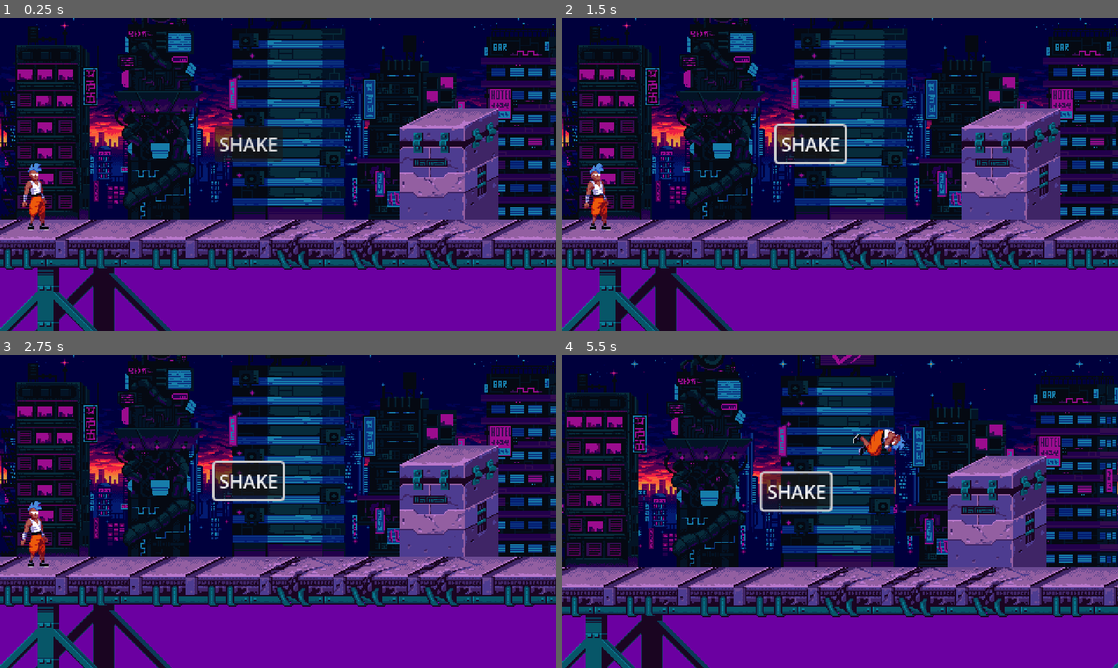
Above: before the commit, frames 1-4 (two rows, left to right).
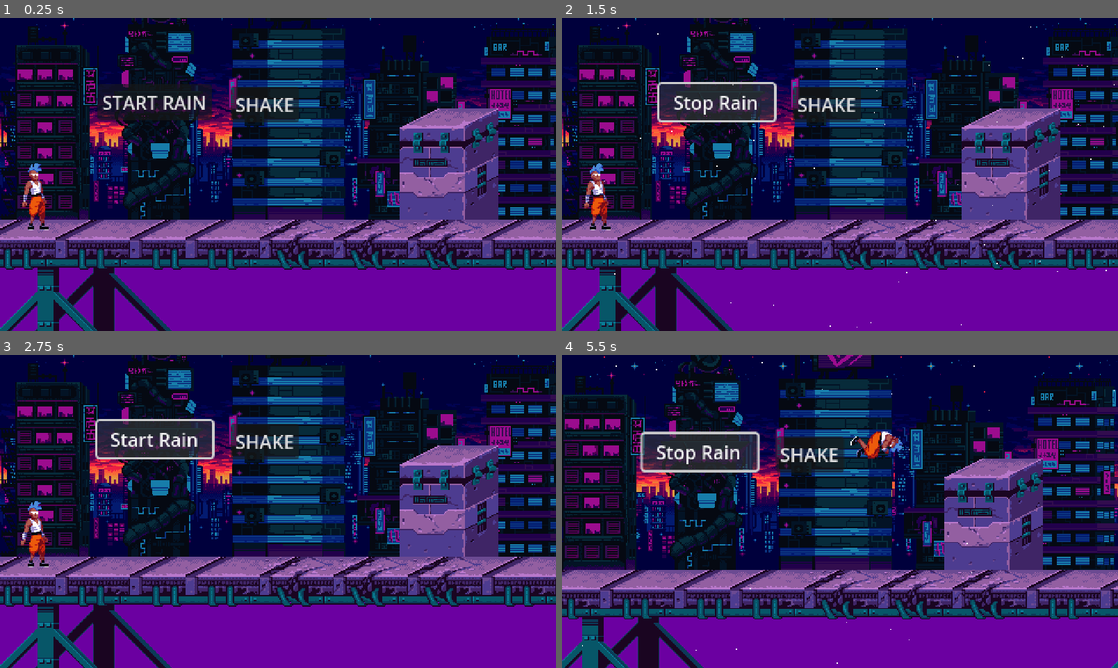
Above: after the commit, the same moments.

Repository: kahanscious/godot-tutorials
Game: Godot game, scene res://levels/test_level.tscn
Two runs of this game, one before a commit and one after it. Both use one fixed random seed, a clock stepped at 60 frames per second and the inputs below.
Inputs (mouse positions are in pixels of both pictures, inside the frame that each line leads up to):
- Up to frame 1 (0.25 s): no input
- Up to frame 2 (1.5 s): click "SHAKE" at 0.5 s; click (717, 102) at 1.25 s, where only the run after the commit has a clickable "START RAIN"
- Up to frame 3 (2.75 s): click (155, 439) at 2 s, where only the run after the commit has a clickable "Stop Rain"
- Up to frame 4 (5.5 s): click (717, 439) at 2.75 s, where only the run after the commit has a clickable "Start Rain"; hold D (right) 3.53-4.25 s; tap Space (jump) at 3.6, 3.77, 4.07, 5.1, 5.27 s; click (717, 464) at 4.25 s, where only the run after the commit has a clickable "Start Rain"; hold D (right) from 5.03 s (still down)

The runs differ from the first frame. In frame 1, 2.6% of the frame differs, in the area x 17-54%, y 21-46%; in frame 2, 4.5%; in frame 3, 4.4%; in frame 4, 36%, in the area x 0-100%, y 0-100%.

Commit message:
cpu particles

Diff:
--- a/levels/level.gd
+++ b/levels/level.gd
@@ -2,11 +2,16 @@
 
 @onready var button: Button = $Button
 @onready var player: Player = $Player
+@onready var rain_manager: RainManager = $RainManager
+@onready var rain_button: Button = $RainButton
+
 
 # Called when the node enters the scene tree for the first time.
 func _ready() -> void:
 	RenderingServer.set_default_clear_color(Color(0.42, 0, 0.63))
 
+	if rain_manager:
+		rain_manager.intensity = 0.0
 
 
 # Called every frame. 'delta' is the elapsed time since the previous frame.
@@ -19,3 +24,12 @@
 		var camera: PlayerCamera = player.get_node("Camera2D")
 		camera.configure_shake(Utils.ShakeType.EXPLOSION)
 		camera.add_trauma(0.6)
+
+
+func _on_rain_button_pressed() -> void:
+	if rain_manager.intensity == 0.0:
+		rain_manager.intensity = 1.0
+		rain_button.text = "Stop Rain"
+	else:
+		rain_manager.intensity = 0.0
+		rain_button.text = "Start Rain"
--- a/levels/test_level.tscn
+++ b/levels/test_level.tscn
@@ -8,6 +8,7 @@
 [ext_resource type="PackedScene" uid="uid://do03vg5ef0w5e" path="res://scenes/player/player_camera.tscn" id="3_q44ju"]
 [ext_resource type="Texture2D" uid="uid://d3kngqd2ups6a" path="res://assets/background/foreground.png" id="4_jr3op"]
 [ext_resource type="PackedScene" uid="uid://c58addhj3pagn" path="res://scenes/world/world_boundary.tscn" id="4_l0utk"]
+[ext_resource type="PackedScene" uid="uid://b16bem3hxgf3y" path="res://rain_manager.tscn" id="6_oh5dt"]
 [ext_resource type="Script" path="res://levels/button.gd" id="9_in7yj"]
 
 [sub_resource type="RectangleShape2D" id="RectangleShape2D_ciism"]
@@ -50,6 +51,8 @@
 [node name="EnvironmentTileMap" parent="." instance=ExtResource("1_bqn2v")]
 tile_map_data = PackedByteArray("AAAAAAsAAgAAAAEAAAAAAAwAAgAAAAIAAAAAAA0AAgAAAAMAAAAAAA8AAgAAAAUAAAAAABAAAgAAAAYAAAABAA …(4432 unchanged characters)…
 
+[node name="RainManager" parent="." instance=ExtResource("6_oh5dt")]
+
 [node name="Player" parent="." instance=ExtResource("2_fcjlt")]
 position = Vector2(32.0203, 165.106)
 
@@ -68,11 +71,20 @@
 debug_color = Color(0.972549, 0, 0.435294, 1)
 
 [node name="Button" type="Button" parent="."]
-offset_left = 184.555
-offset_top = 94.7525
-offset_right = 243.555
-offset_bottom = 125.753
+offset_left = 199.185
+offset_top = 60.773
+offset_right = 258.185
+offset_bottom = 91.7735
 text = "SHAKE"
 script = ExtResource("9_in7yj")
 
+[node name="RainButton" type="Button" parent="."]
+offset_left = 84.0324
+offset_top = 59.3572
+offset_right = 183.032
+offset_bottom = 90.3577
+text = "START RAIN"
+script = ExtResource("9_in7yj")
+
 [connection signal="pressed" from="Button" to="." method="_on_button_pressed"]
+[connection signal="pressed" from="RainButton" to="." method="_on_rain_button_pressed"]
--- /dev/null
+++ b/player_particle_manager.gd
@@ -0,0 +1,45 @@
+class_name PlayerParticleManager extends Node2D
+
+@onready var run_particles: CPUParticles2D = $RunParticles
+
+
+func _ready() -> void:
+	if run_particles:
+		setup_run_particles()
+		run_particles.emitting = false
+
+
+func setup_run_particles() -> void:
+	run_particles.lifetime = 0.3
+	run_particles.one_shot = false
+	run_particles.amount = 20
+
+	run_particles.explosiveness = 0.0
+	run_particles.spread = 15.0
+	run_particles.gravity = Vector2(0, 50.0)
+
+	run_particles.initial_velocity_min = 30.0
+	run_particles.initial_velocity_max = 50.0
+
+	run_particles.scale_amount_min = 1.0
+	run_particles.scale_amount_max = 2.0
+
+	run_particles.modulate = Color.WHITE_SMOKE
+
+	run_particles.local_coords = true
+
+
+func emit_run_particles(direction: float) -> void:
+	if run_particles:
+		var particle_direction = Vector2(-sign(direction), -0.1)
+		run_particles.direction = particle_direction
+
+		run_particles.position = Vector2(-sign(direction) * 10, -2)
+		run_particles.emitting = true
+
+
+func stop_run_particles() -> void:
+	if run_particles:
+		run_particles.emitting = false
+		run_particles.restart()
+		run_particles.emitting = false
--- /dev/null
+++ b/player_particle_manager.tscn
@@ -0,0 +1,8 @@
+[gd_scene load_steps=2 format=3 uid="uid://c1ewq5r3sgxr0"]
+
+[ext_resource type="Script" path="res://player_particle_manager.gd" id="1_svjr6"]
+
+[node name="PlayerParticleManager" type="Node2D"]
+script = ExtResource("1_svjr6")
+
+[node name="RunParticles" type="CPUParticles2D" parent="."]
--- a/project.godot
+++ b/project.godot
@@ -19,13 +19,13 @@
 
 window/size/viewport_width=480
 window/size/viewport_height=270
-window/size/window_width_override=1920
-window/size/window_height_override=1080
+window/size/window_width_override=1344
+window/size/window_height_override=756
 window/stretch/mode="viewport"
 
 [editor_plugins]
 
-enabled=PackedStringArray()
+enabled=PackedStringArray("res://addons/format_on_save/plugin.cfg", "res://addons/function_type_autocomplete/plugin.cfg")
 
 [input]
 
--- /dev/null
+++ b/rain_manager.gd
@@ -0,0 +1,48 @@
+class_name RainManager extends Node2D
+
+@onready var rain_particles: CPUParticles2D = $CPUParticles2D
+
+@export_range(0.0, 1.0) var intensity: float = 0.5:
+	set(value):
+		intensity = value
+		_update_rain_intensity()
+
+const BASE_PARTICLE_AMOUNT: int = 1000
+
+
+func _ready() -> void:
+	if rain_particles:
+		setup_rain_particles()
+		rain_particles.emitting = false
+		position = Vector2(0, -200)
+
+
+func _process(delta: float) -> void:
+	if rain_particles:
+		var camera: Camera2D = get_node_or_null("/root/TestLevel/Player/Camera2D")
+		if camera:
+			global_position = camera.global_position + Vector2(0, -200)
+
+
+func setup_rain_particles() -> void:
+	rain_particles.amount = BASE_PARTICLE_AMOUNT
+	rain_particles.lifetime = 0.7
+	rain_particles.preprocess = 1.0
+
+	rain_particles.emission_shape = CPUParticles2D.EMISSION_SHAPE_RECTANGLE
+	rain_particles.emission_rect_extents = Vector2(500, 100)
+
+	rain_particles.direction = Vector2(0, 1)
+	rain_particles.spread = 5.0
+	rain_particles.gravity = Vector2(0, 980)
+
+	rain_particles.initial_velocity_min = 400.0
+	rain_particles.initial_velocity_max = 500.0
+
+	rain_particles.scale_amount_min = 0.3
+	rain_particles.scale_amount_max = 0.5
+
+
+func _update_rain_intensity() -> void:
+	if rain_particles:
+		rain_particles.emitting = intensity > 0
--- /dev/null
+++ b/rain_manager.tscn
@@ -0,0 +1,8 @@
+[gd_scene load_steps=2 format=3 uid="uid://b16bem3hxgf3y"]
+
+[ext_resource type="Script" path="res://rain_manager.gd" id="1_4ipsm"]
+
+[node name="RainManager" type="Node2D"]
+script = ExtResource("1_4ipsm")
+
+[node name="CPUParticles2D" type="CPUParticles2D" parent="."]
--- a/scenes/player/player.gd
+++ b/scenes/player/player.gd
@@ -2,6 +2,7 @@
 
 @onready var sprite: Sprite2D = $Sprite2D
 @onready var animations: AnimationPlayer = $AnimationPlayer
+@onready var player_particle_manager: PlayerParticleManager = $PlayerParticleManager
 
 @export var speed: float = 200.0
 @export var air_speed: float = 150.0
@@ -17,6 +18,7 @@
 		velocity += gravity * delta
 		if velocity.y < 0:
 			animations.play("jump")
+			player_particle_manager.stop_run_particles()
 		elif velocity.y == 0:
 			animations.play("jump_apex")
 			await animations.animation_finished
@@ -24,6 +26,7 @@
 			animations.play("fall")
 
 	if Input.is_action_just_pressed("jump") and is_on_floor():
+		player_particle_manager.stop_run_particles()
 		velocity.y = jump_force
 
 	direction = Input.get_axis("left", "right")
@@ -32,12 +35,15 @@
 		sprite.flip_h = true if direction < 0 else false
 		if is_on_floor():
 			animations.play("run")
+			player_particle_manager.emit_run_particles(direction)
 		else:
 			velocity.x = lerp(velocity.x, direction * air_speed, air_acceleration)
+			player_particle_manager.stop_run_particles()
 	else:
 		if is_on_floor():
 			velocity.x = move_toward(velocity.x, 0, speed)
 			animations.play("idle")
+			player_particle_manager.stop_run_particles()
 		else:
 			velocity.x = lerp(velocity.x, 0.0, air_acceleration * 0.5)
 
--- a/scenes/player/player.tscn
+++ b/scenes/player/player.tscn
@@ -1,7 +1,8 @@
-[gd_scene load_steps=13 format=3 uid="uid://bmro7y21hrdqx"]
+[gd_scene load_steps=14 format=3 uid="uid://bmro7y21hrdqx"]
 
 [ext_resource type="Script" path="res://scenes/player/player.gd" id="1_yffeu"]
 [ext_resource type="Texture2D" uid="uid://k1k6kd4nme10" path="res://assets/characters/main/male-spritesheet.png" id="2_2mk6k"]
+[ext_resource type="PackedScene" uid="uid://c1ewq5r3sgxr0" path="res://player_particle_manager.tscn" id="3_4110v"]
 
 [sub_resource type="Animation" id="Animation_r3kw1"]
 length = 0.001
@@ -177,3 +178,5 @@
 position = Vector2(0, -16)
 shape = SubResource("CapsuleShape2D_h131y")
 debug_color = Color(0, 0.6, 0.701961, 0)
+
+[node name="PlayerParticleManager" parent="." instance=ExtResource("3_4110v")]
Not shown: 1 places in levels/test_level.tscn that only renumber resources
Not shown, changed: .gitignore
